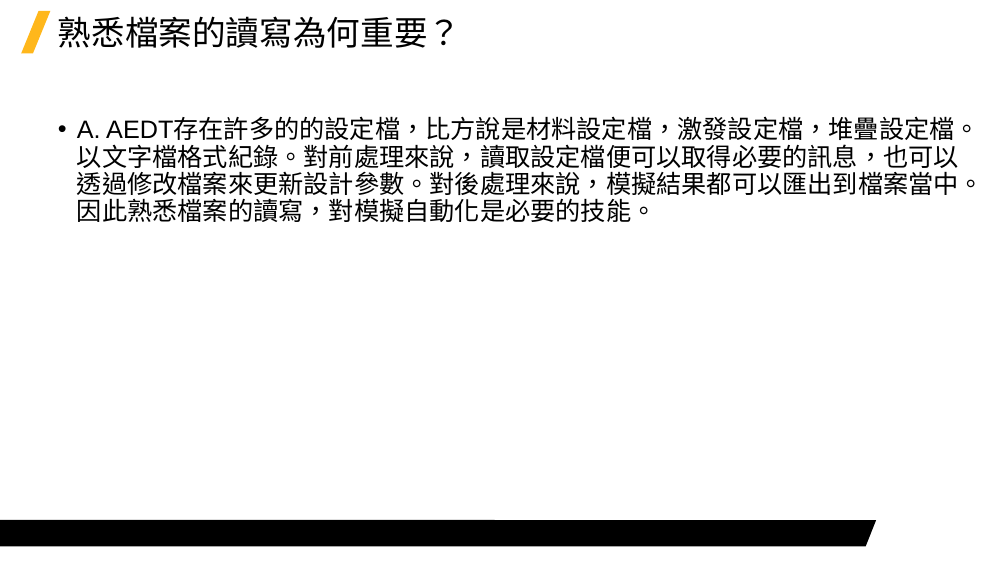
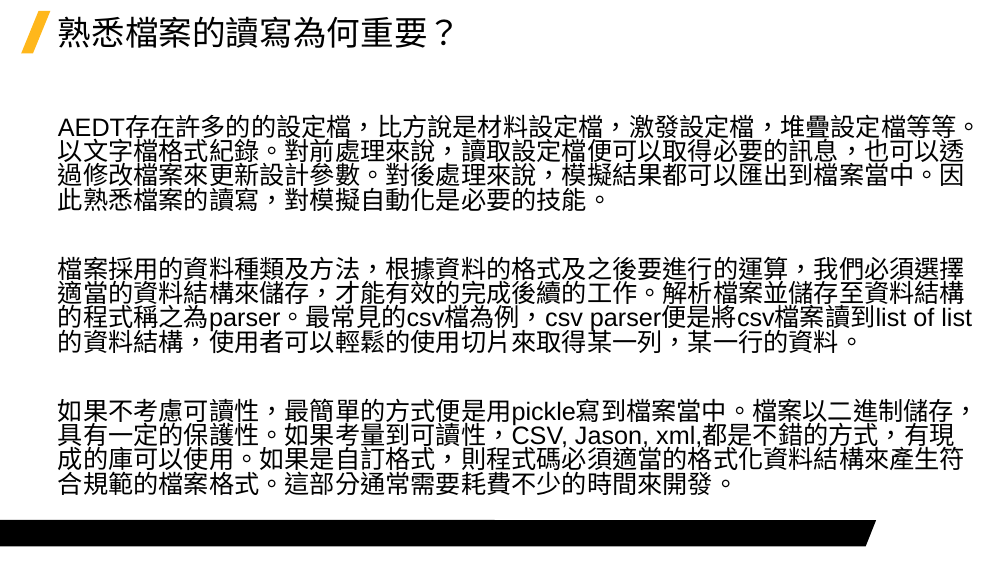
Before and after one commit to Jerrick-cheng/AEDT-Automation-Camp, a slide deck: slide 11 of 上課教材/Week3.pptx (slide 8 before the commit). Drawn at 1008x567 pixels with LibreOffice and Linux fonts; fonts in the diff are those of the drawing; background and template pictures are left out. Boxes give left, top, right and bottom in pixels: in the first picture for what was removed or moved away, otherwise in the second. Text is boxed around its words. In the diff, an @@ line names an element or a change of style, - is before the commit and + after.

```diff
--- a/上課教材/Week3.pptx
+++ b/上課教材/Week3.pptx
@@ text at bbox=[58, 116, 982, 495]: text changed @@
-• A. AEDT存在許多的的設定檔，比方說是材料設定檔，激發設定檔，堆疊設定檔。以文字檔格式紀錄。對前處理來說，讀取設定檔便可以取得必要的訊息，也可以透過修改檔案來更新設計參數。對後處理來說，模擬結果都可以匯出到檔案當中。因此熟悉檔案的讀寫，對模擬自動化是必要的技能。
+AEDT存在許多的的設定檔，比方說是材料設定檔，激發設定檔，堆疊設定檔等等。以文字檔格式紀錄。對前處理來說，讀取設定檔便可以取得必要的訊息，也可以透過修改檔案來更新設計參數。對後處理來說，模擬結果都可以匯出到檔案當中。因此熟悉檔案的讀寫，對模擬自動化是必要的技能。
+檔案採用的資料種類及方法，根據資料的格式及之後要進行的運算，我們必須選擇適當的資料結構來儲存，才能有效的完成後續的工作。解析檔案並儲存至資料結構的程式稱之為parser。最常見的csv檔為例，csv parser便是將csv檔案讀到list of list的資料結構，使用者可以輕鬆的使用切片來取得某一列，某一行的資料。
+如果不考慮可讀性，最簡單的方式便是用pickle寫到檔案當中。檔案以二進制儲存，具有一定的保護性。如果考量到可讀性，CSV, Jason, xml,都是不錯的方式，有現成的庫可以使用。如果是自訂格式，則程式碼必須適當的格式化資料結構來產生符合規範的檔案格式。這部分通常需要耗費不少的時間來開發。
```
Also in this commit, not shown: 7 other slides changed, 3 slides added, 3 slides removed, 2 other files.
